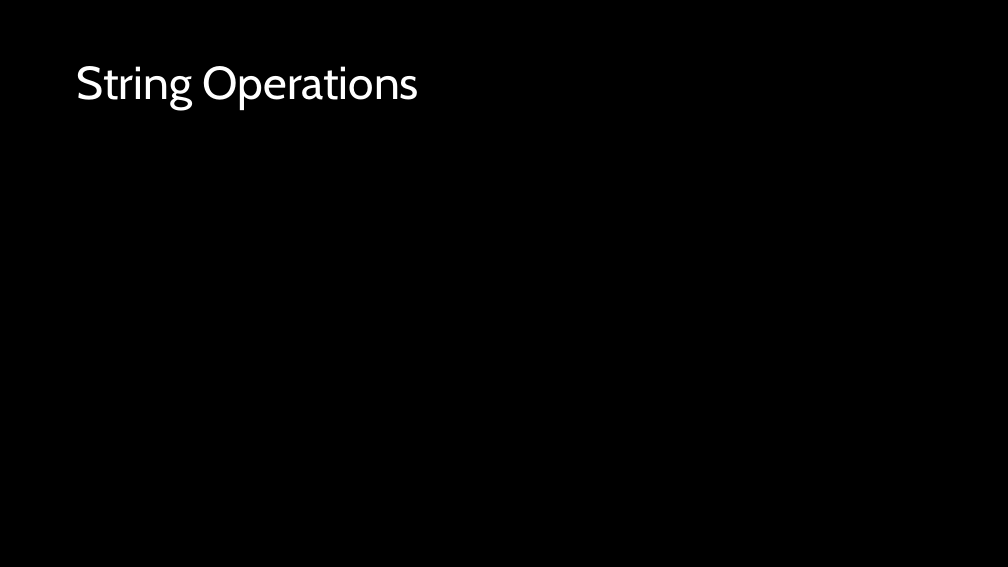
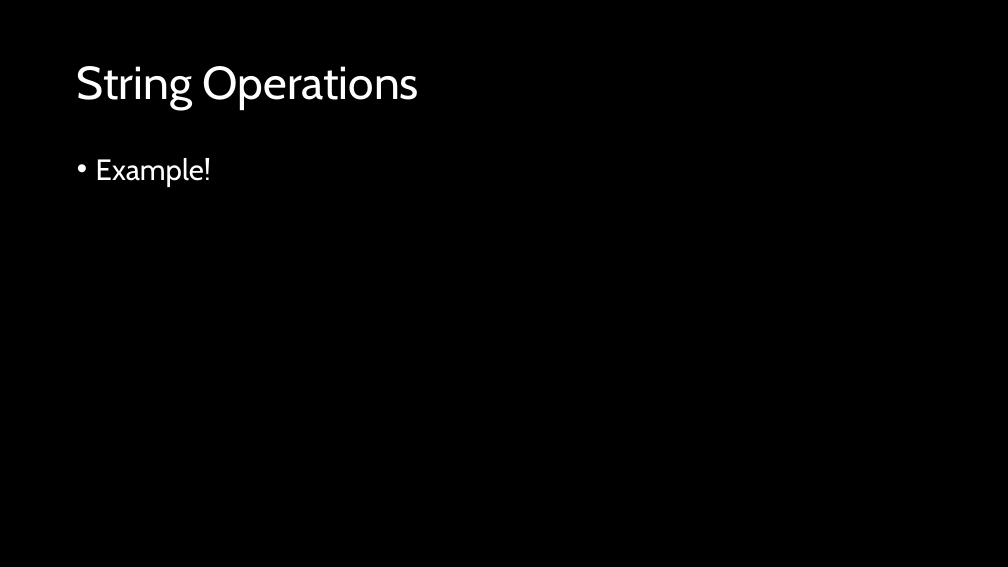
Before and after one commit to d-guh/computer-courses, a slide deck: slide 6 of intro-to-python/03/lesson-03.pptx (slide 7 before the commit). Drawn at 1008x567 pixels with LibreOffice and Linux fonts; fonts in the diff are those of the drawing; background and template pictures are left out. Boxes give left, top, right and bottom in pixels: in the first picture for what was removed or moved away, otherwise in the second. Text is boxed around its words. In the diff, an @@ line names an element or a change of style, - is before the commit and + after.

```diff
--- a/intro-to-python/03/lesson-03.pptx
+++ b/intro-to-python/03/lesson-03.pptx
@@ text added at (96,158,211,187), 28 pt, text #FFFFFF @@
+• Example!
```
Also in this commit, not shown: 3 other slides changed, 2 slides removed, 1 other file.
